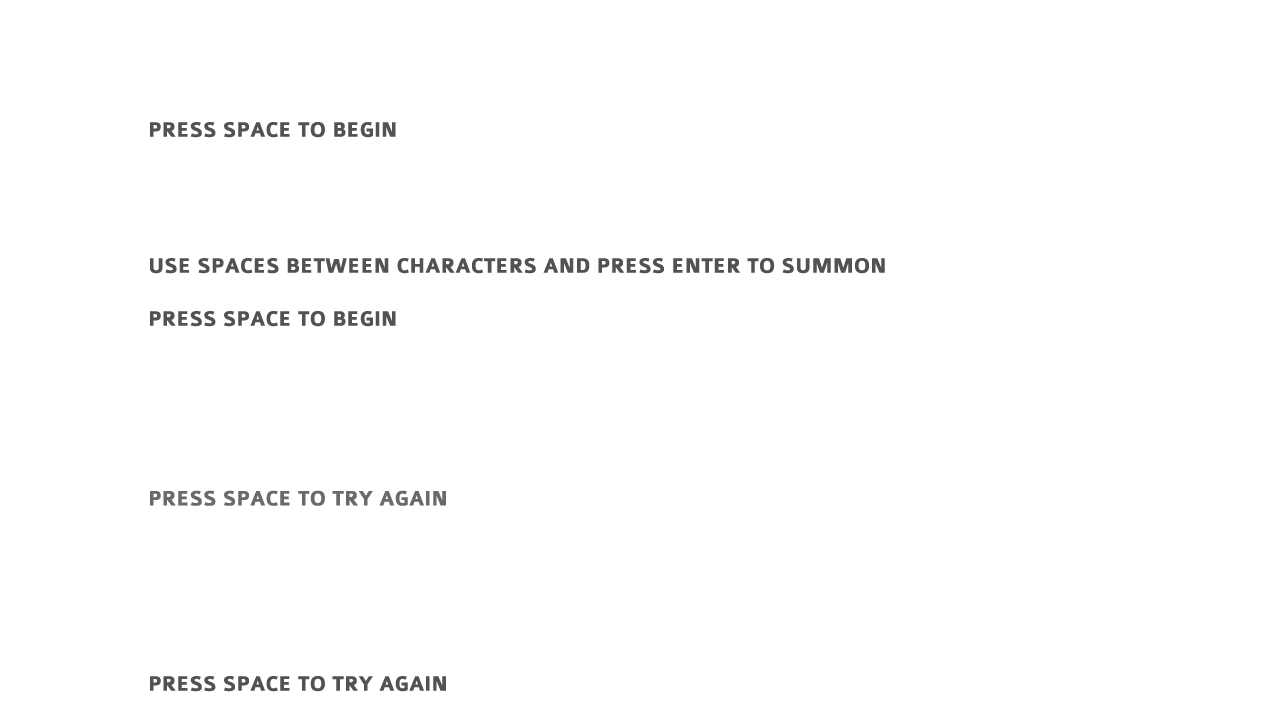
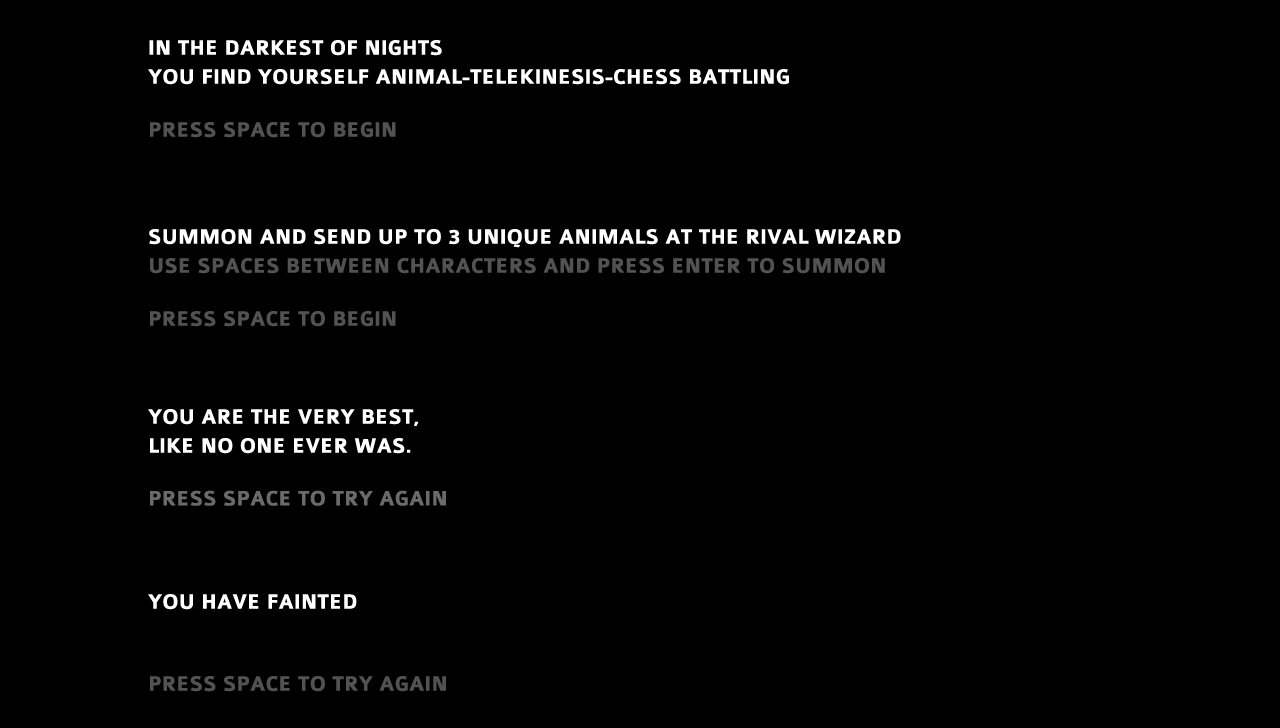
The second 1280px x 728px image is a revision of the first. Changes to its layers:
showed "Layer 6" over [0, 0, 1280, 728]
